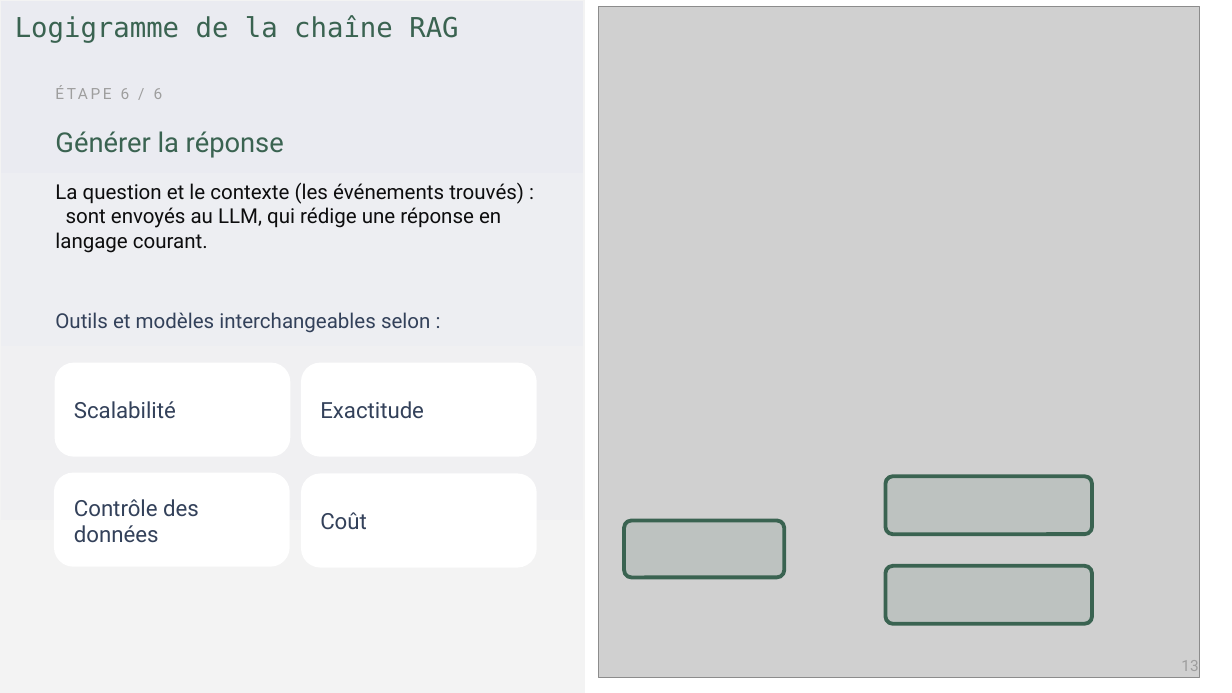
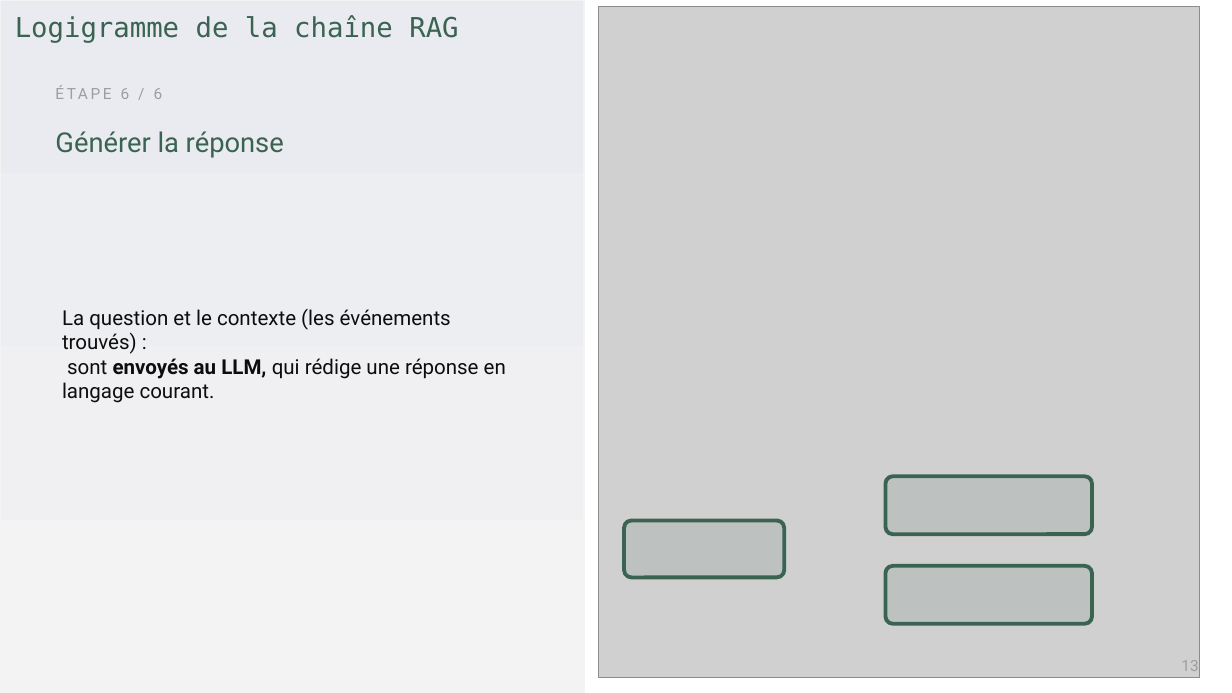
Before and after one commit to Solisdata/ocr_projet11_RAG, a slide deck: slide 13 of docs/ocr_projet11_RAG_v6.pptx. Drawn at 1232x693 pixels with LibreOffice and Linux fonts; fonts in the diff are those of the drawing; grey boxes stand for pictures. Boxes give left, top, right and bottom in pixels: in the first picture for what was removed or moved away, otherwise in the second. Text is boxed around its words. In the diff, an @@ line names an element or a change of style, - is before the commit and + after.

```diff
--- a/docs/ocr_projet11_RAG_v6.pptx
+++ b/docs/ocr_projet11_RAG_v6.pptx
@@ text removed at (x1=55, y1=312, x2=430, y2=333) @@
-Outils et modèles interchangeables selon :
@@ text "La question et le contexte ..." moved from (x1=55, y1=183, x2=524, y2=253) to (x1=62, y1=309, x2=506, y2=403) @@
@@ text at (x1=62, y1=358, x2=506, y2=403): bold on in "envoyés au LLM," @@
@@ rounded rectangle removed at (x1=55, y1=363, x2=290, y2=456) @@
@@ rounded rectangle removed at (x1=302, y1=363, x2=536, y2=456) @@
@@ text removed at (x1=74, y1=401, x2=176, y2=418) @@
-Scalabilité
@@ text removed at (x1=320, y1=401, x2=424, y2=418) @@
-Exactitude
@@ rounded rectangle removed at (x1=55, y1=473, x2=290, y2=565) @@
@@ rounded rectangle removed at (x1=302, y1=474, x2=536, y2=567) @@
@@ text removed at (x1=74, y1=499, x2=199, y2=542) @@
-Contrôle des données
@@ text removed at (x1=320, y1=512, x2=367, y2=530) @@
-Coût
```
Also in this commit, not shown: 7 other slides changed, 3 other files.
